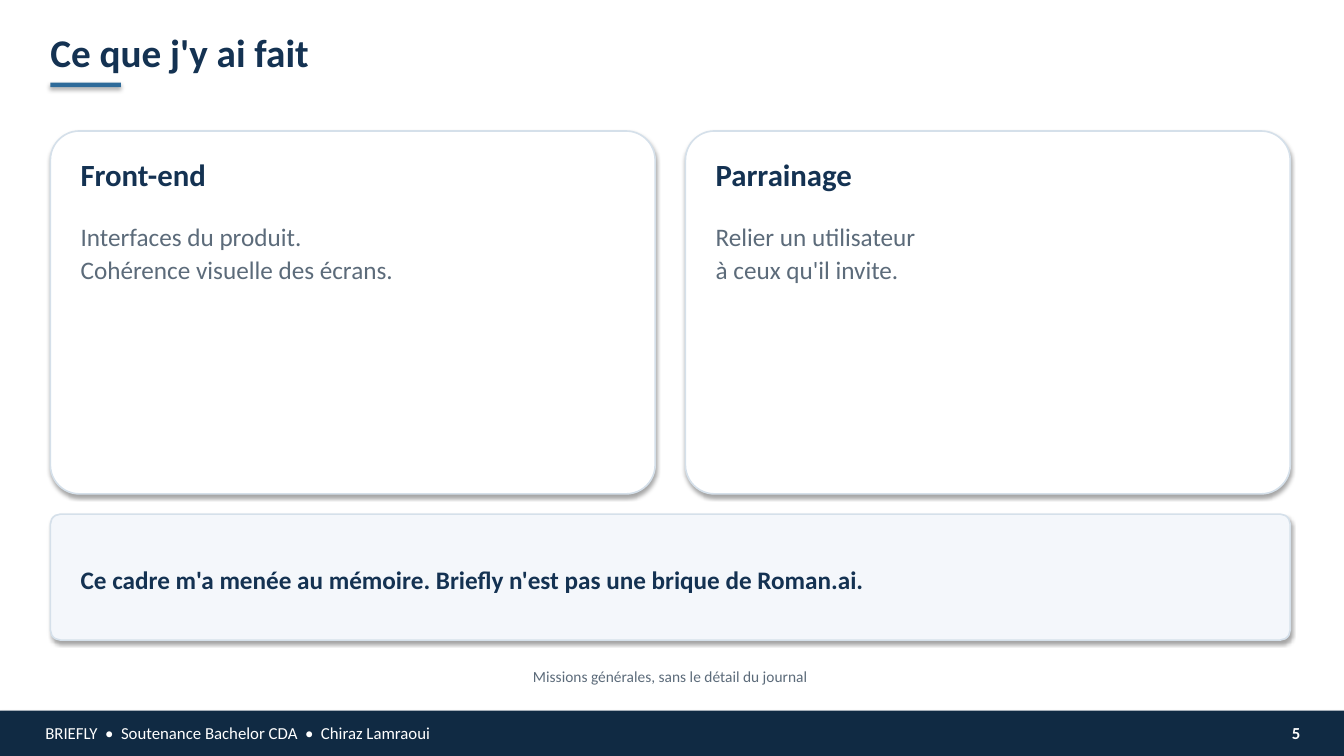
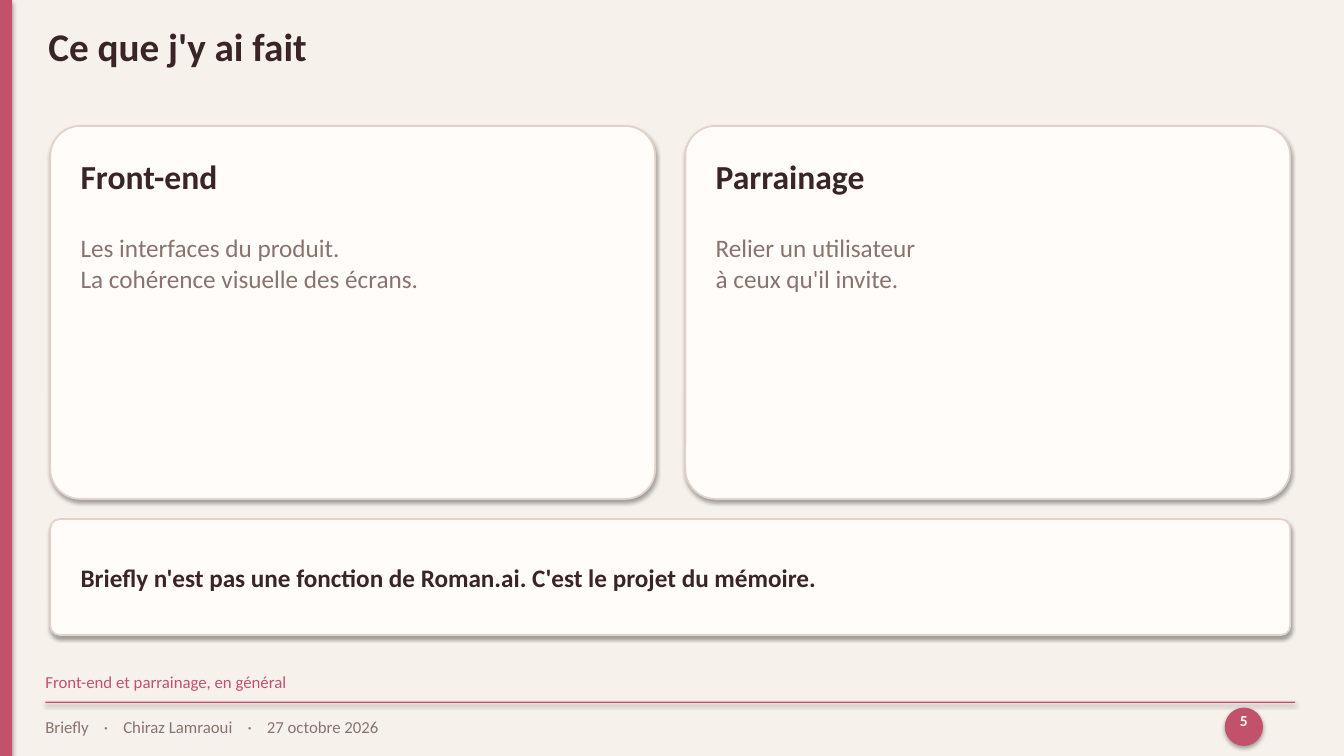
Before and after one commit to chirazlamraoui/Briefly, a slide deck: slide 5 of docs/soutenance/Briefly-soutenance.pptx. Drawn at 1344x756 pixels with LibreOffice and Linux fonts; fonts in the diff are those of the drawing. Boxes give left, top, right and bottom in pixels: in the first picture for what was removed or moved away, otherwise in the second. Text is boxed around its words. In the diff, an @@ line names an element or a change of style, - is before the commit and + after.

```diff
--- a/docs/soutenance/Briefly-soutenance.pptx
+++ b/docs/soutenance/Briefly-soutenance.pptx
@@ rectangle at (0, 0, 1344, 756): fill #FFFFFF to #F7F1EC @@
@@ rectangle added at (0, 0, 12, 756), fill #C2516B @@
@@ text "Ce que j'y ai fait" at (48, 33, 306, 68): text colour #143252 to #3A2428; less space between paragraphs @@
@@ rectangle removed at (50, 83, 121, 87) @@
@@ rounded rectangle: place and size @@
-rounded rectangle at (50, 131, 655, 494)
+rounded rectangle at (50, 126, 655, 499)
@@ rounded rectangle at (50, 126, 655, 499): fill #FFFFFF to #FFFCFA; outline #D5E0EA 1.15 pt to #E4D2C8 1.25 pt @@
@@ rounded rectangle at (686, 126, 1291, 499): fill #FFFFFF to #FFFCFA; outline #D5E0EA 1.15 pt to #E4D2C8 1.25 pt @@
@@ rounded rectangle: place and size @@
-rounded rectangle at (686, 131, 1291, 494)
+rounded rectangle at (686, 126, 1291, 499)
@@ text "Front-end" at (81, 165, 218, 190): size 22 to 24 pt, text colour #143252 to #3A2428; less space between paragraphs @@
@@ text "Parrainage" at (716, 165, 865, 195): size 22 to 24 pt, text colour #143252 to #3A2428; less space between paragraphs @@
@@ text at (81, 239, 418, 288): text changed; text colour #5C6B7A to #8A736C @@
-Interfaces du produit.
-Cohérence visuelle des écrans.
+Les interfaces du produit.
+La cohérence visuelle des écrans.
@@ text "Relier un utilisateur": place and size @@
-text "Relier un utilisateur" at (716, 228, 915, 283)
+text "Relier un utilisateur" at (716, 239, 915, 292)
@@ text "Relier un utilisateur" at (716, 239, 915, 292): text colour #5C6B7A to #8A736C; less space between paragraphs @@
@@ rounded rectangle: place and size @@
-rounded rectangle at (50, 514, 1291, 640)
+rounded rectangle at (50, 519, 1291, 635)
@@ rounded rectangle at (50, 519, 1291, 635): fill #F4F7FB to #FFFCFA; outline #D5E0EA 1.15 pt to #E4D2C8 1.25 pt @@
@@ text at (81, 569, 815, 592): text changed; text colour #143252 to #3A2428 @@
-Ce cadre m'a menée au mémoire. Briefly n'est pas une brique de Roman.ai.
+Briefly n'est pas une fonction de Roman.ai. C'est le projet du mémoire.
@@ text at (45, 676, 287, 691): text changed; size 11 to 12 pt; text colour #5C6B7A to #C2516B @@
-Missions générales, sans le détail du journal
+Front-end et parrainage, en général
@@ text "Front-end et parrainage, en général" at (45, 676, 287, 691): vertical alignment top to middle @@
@@ rectangle: place and size @@
-rectangle at (0, 711, 1344, 756)
+rectangle at (45, 702, 1296, 703)
@@ rectangle at (45, 702, 1296, 703): fill #102A43 to #C2516B @@
@@ text "5": place and size @@
-text "5" at (1292, 728, 1300, 739)
+text "5" at (1240, 716, 1248, 726)
@@ text "5" at (1240, 716, 1248, 726): size 12 to 11 pt, text colour #FFFFFF to #FFFCFA; alignment right to centre; less space between paragraphs; vertical alignment middle to top @@
@@ ellipse added at (1225, 708, 1263, 746), fill #C2516B @@
@@ text at (45, 721, 378, 736): text changed; text colour #FFFFFF to #8A736C @@
-BRIEFLY • Soutenance Bachelor CDA • Chiraz Lamraoui
+Briefly · Chiraz Lamraoui · 27 octobre 2026
```
Also in this commit, not shown: 20 other slides changed, 10 slides added, 11 slides removed, 1 other file.
